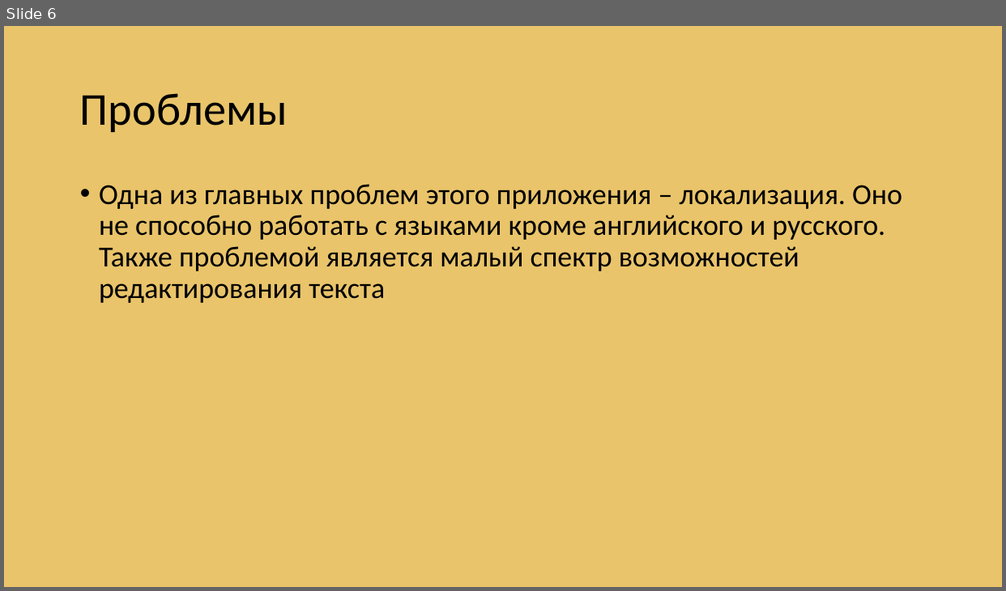
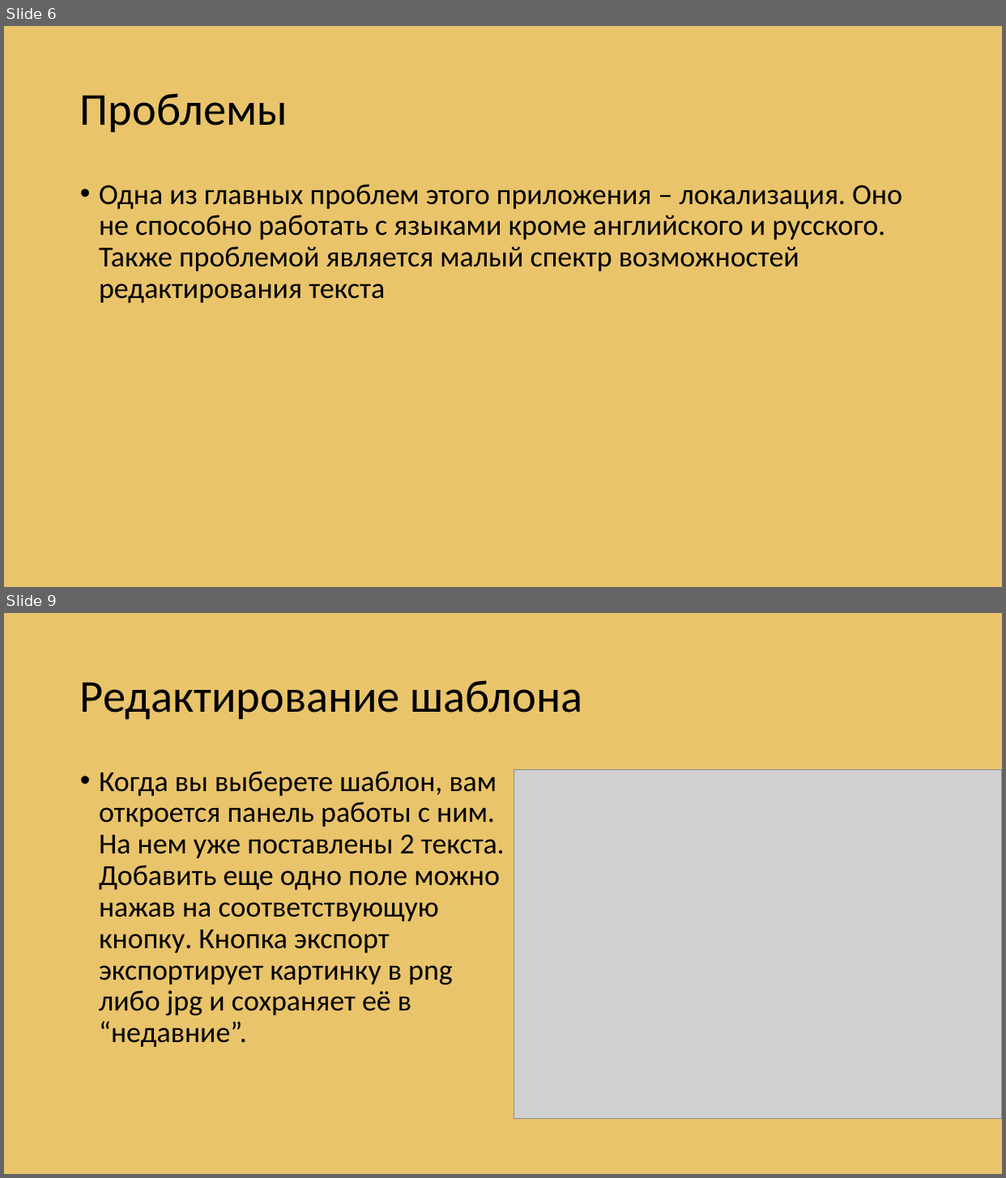
Before and after one commit to Albertlll/Mem_generator, a slide deck: презентация.pptx. Shown one above the other, each under a label of ours: slide 6 before the commit, slides 6 and 9 after it; the slides between them are not shown. The pictures are 1006x591 and 1006x1178 pixels, drawn with LibreOffice and Linux fonts; fonts in the diff are those of the drawing; grey boxes stand for pictures. Boxes give left, top, right and bottom in pixels: in the first picture for what was removed or moved away, otherwise in the second. Text is boxed around its words. In the diff, an @@ line names an element or a change of style, - is before the commit and + after.

```diff
--- a/презентация.pptx
+++ b/презентация.pptx
@@ slide 9 added at <box>4,613,1002,1174</box>, background #E9C46A @@
@@ title added at <box>80,680,583,720</box>, 44 pt, text #000000 @@
+Редактирование шаблона
@@ text added at <box>99,771,505,1047</box>, 28 pt, text #000000 @@
+• Когда вы выберете шаблон, вам откроется панель работы с ним. На нем уже поставлены 2 текста. Добавить еще одно поле можно нажав на соответствующую кнопку. Кнопка экспорт экспортирует картинку в png либо jpg и сохраняет её в “недавние”.
@@ picture added at <box>513,769,1002,1118</box> @@
```
Also in this commit, not shown: 6 other slides added.
